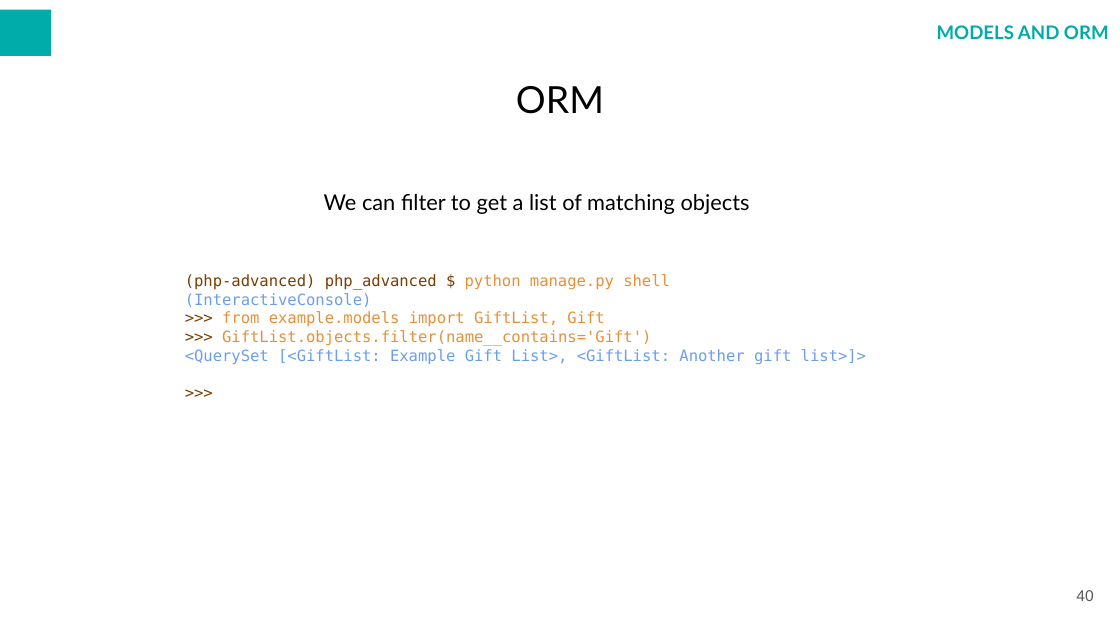
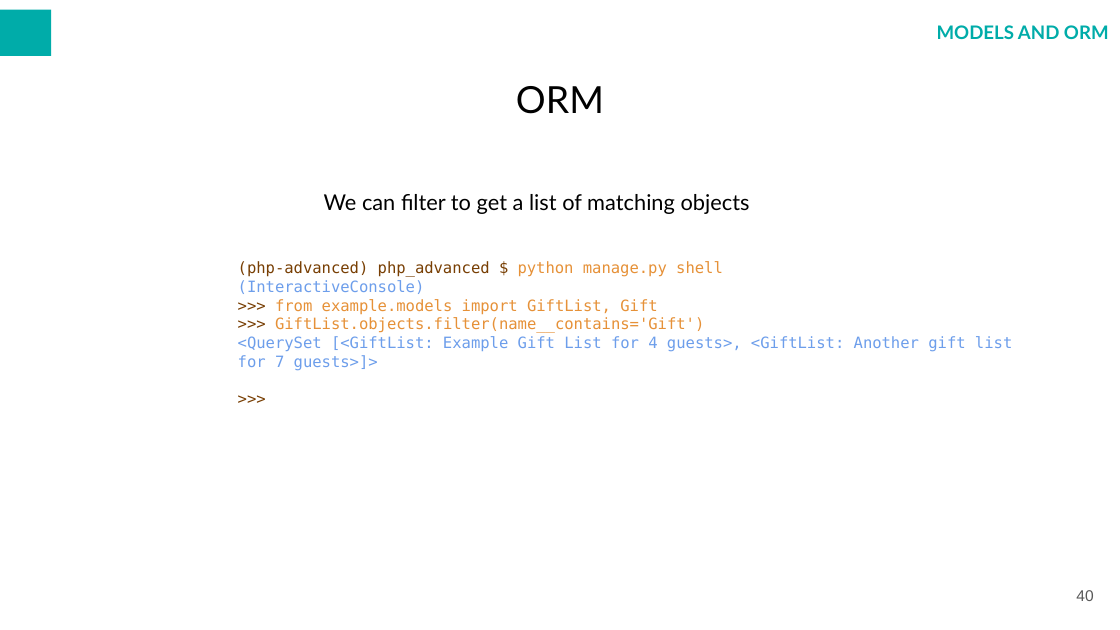
Before and after one commit to warcholprzemo/php-advanced, a slide deck: slide 40 of docs/PHP ADVANCED.odp. Drawn at 1120x630 pixels with LibreOffice and Linux fonts; fonts in the diff are those of the drawing; background and template pictures are left out. Boxes give left, top, right and bottom in pixels: in the first picture for what was removed or moved away, otherwise in the second. Text is boxed around its words. In the diff, an @@ line names an element or a change of style, - is before the commit and + after.

```diff
--- a/docs/PHP ADVANCED.odp
+++ b/docs/PHP ADVANCED.odp
@@ text "(php-advanced) php_advanced $ python manage.py ...": place and size @@
-text "(php-advanced) php_advanced $ python manage.py ..." at bbox=[185, 274, 866, 365]
+text "(php-advanced) php_advanced $ python manage.py ..." at bbox=[238, 261, 1012, 371]
@@ text at bbox=[238, 336, 1012, 371]: text changed @@
-<QuerySet [<GiftList: Example Gift List>, <GiftList: Another gift list>]>
+<QuerySet [<GiftList: Example Gift List for 4 guests>, <GiftList: Another gift list for 7 guests>]>
```
Also in this commit, not shown: 11 other slides changed, 9 other files.
